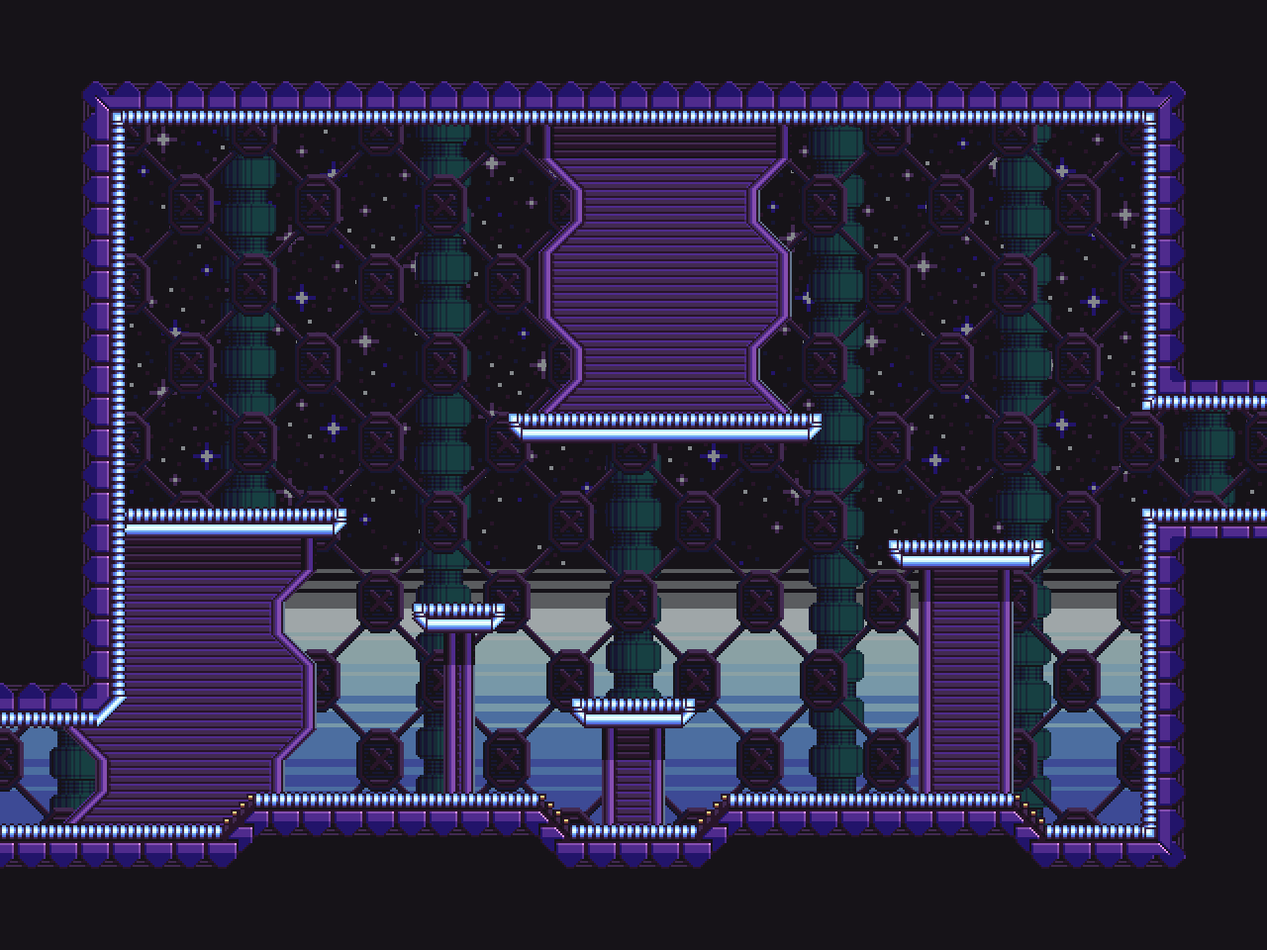
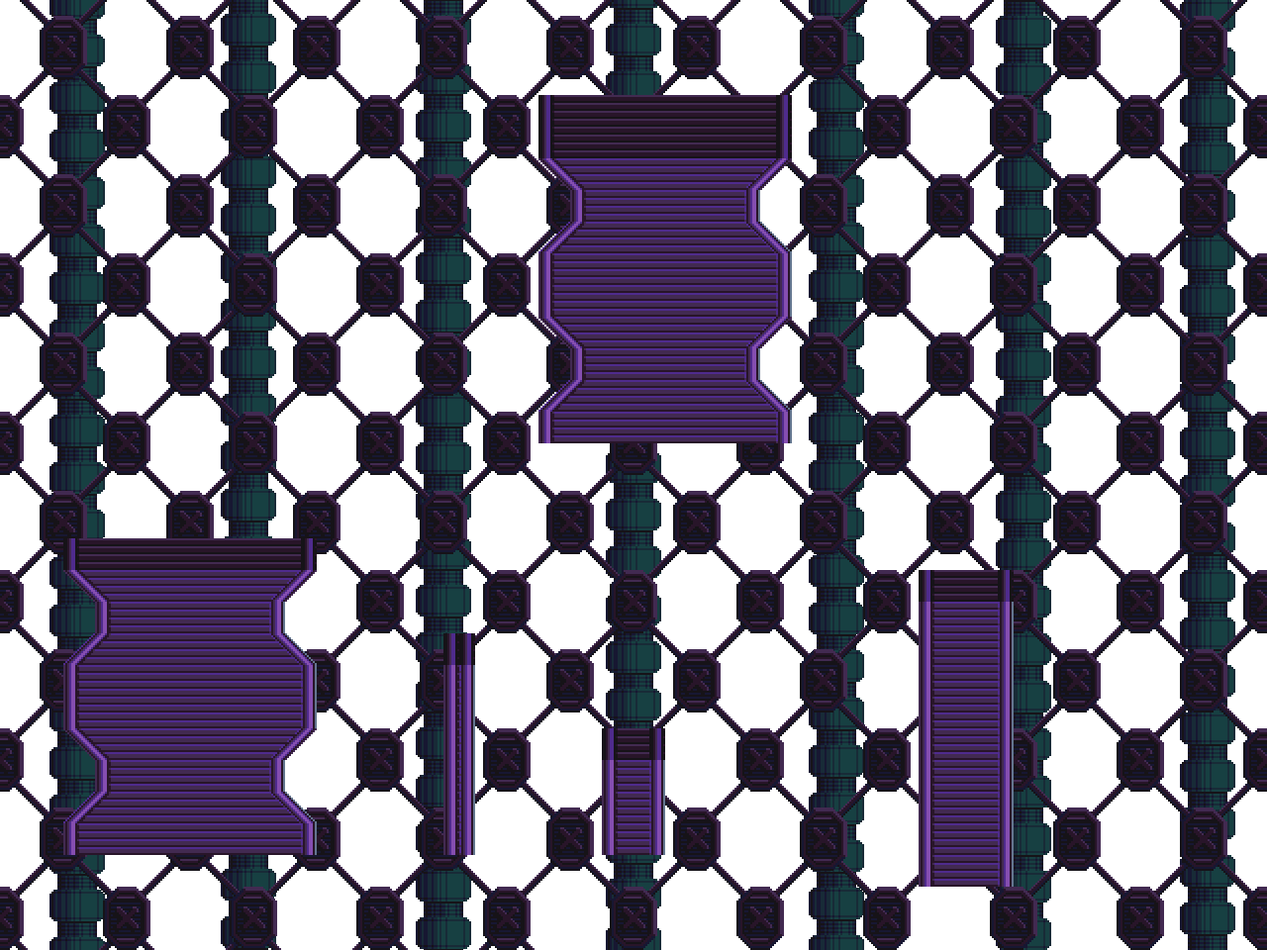
Two versions of the same layered image (1267 × 950). Layer-by-layer changes:
hid group "level_layout" (2 layers) over (0, 0, 1267, 950)
hid group "platforms" (5 layers) over (95, 411, 1046, 729)
hid "bg3" over (0, 0, 1267, 950)
